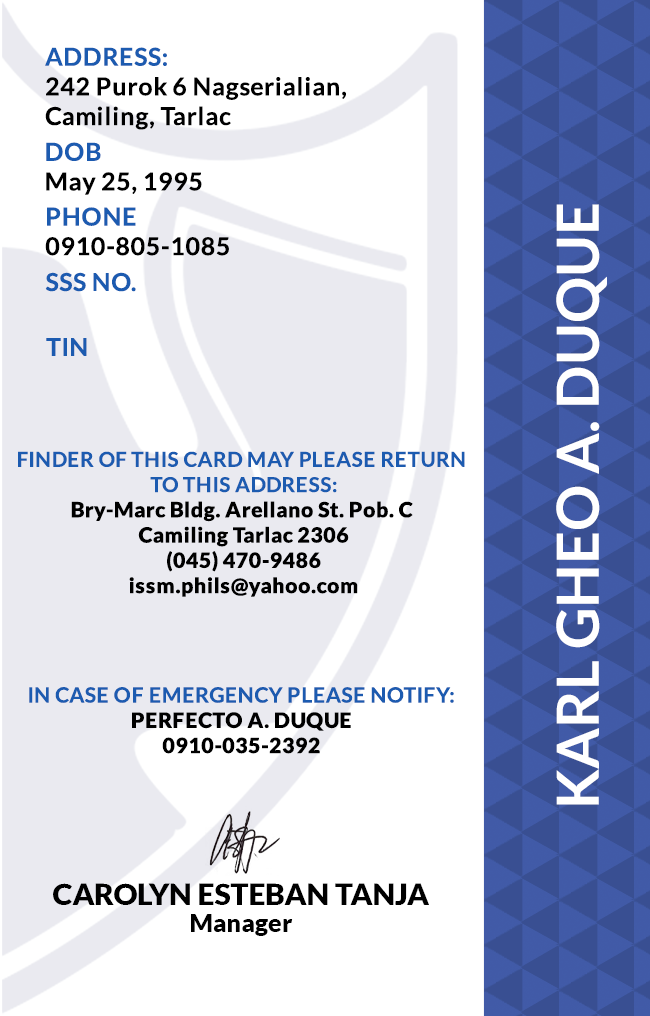
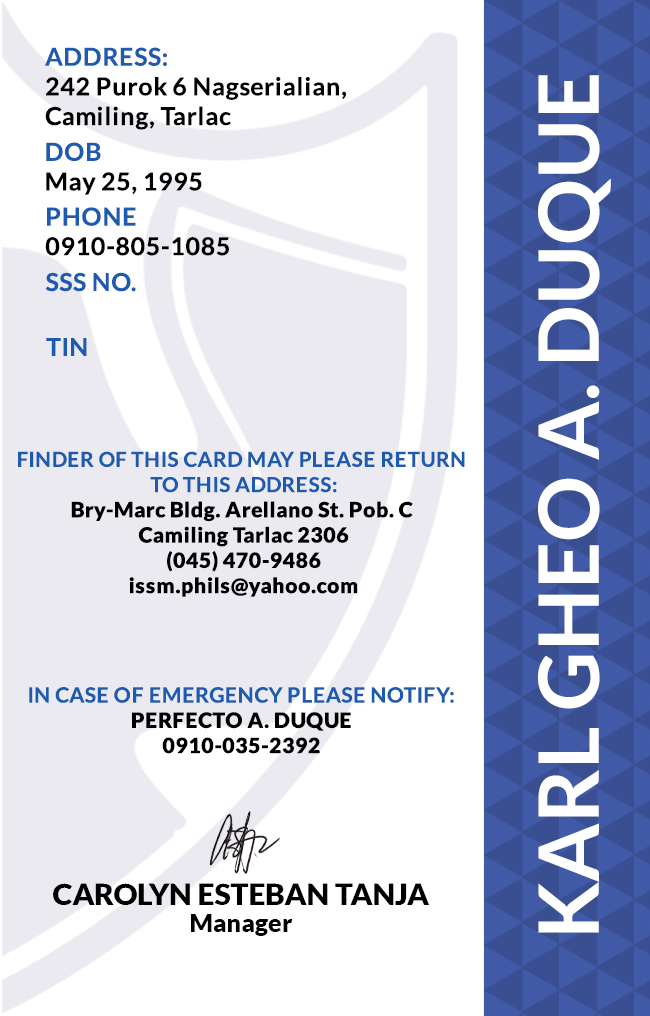
Comparing the layer stacks of the two 650px x 1016px images. Changes:
painted on "KARL GHEO A. DUQUE" over [538, 75, 611, 933]
